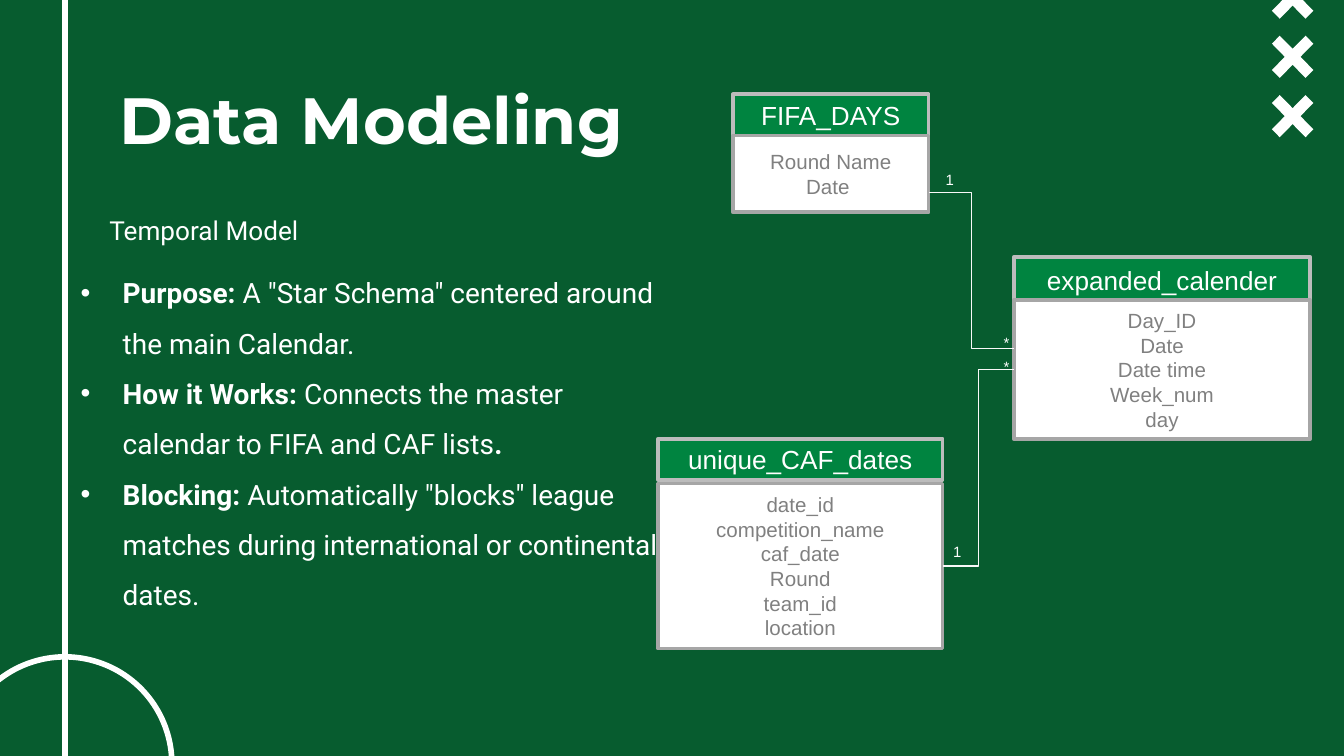
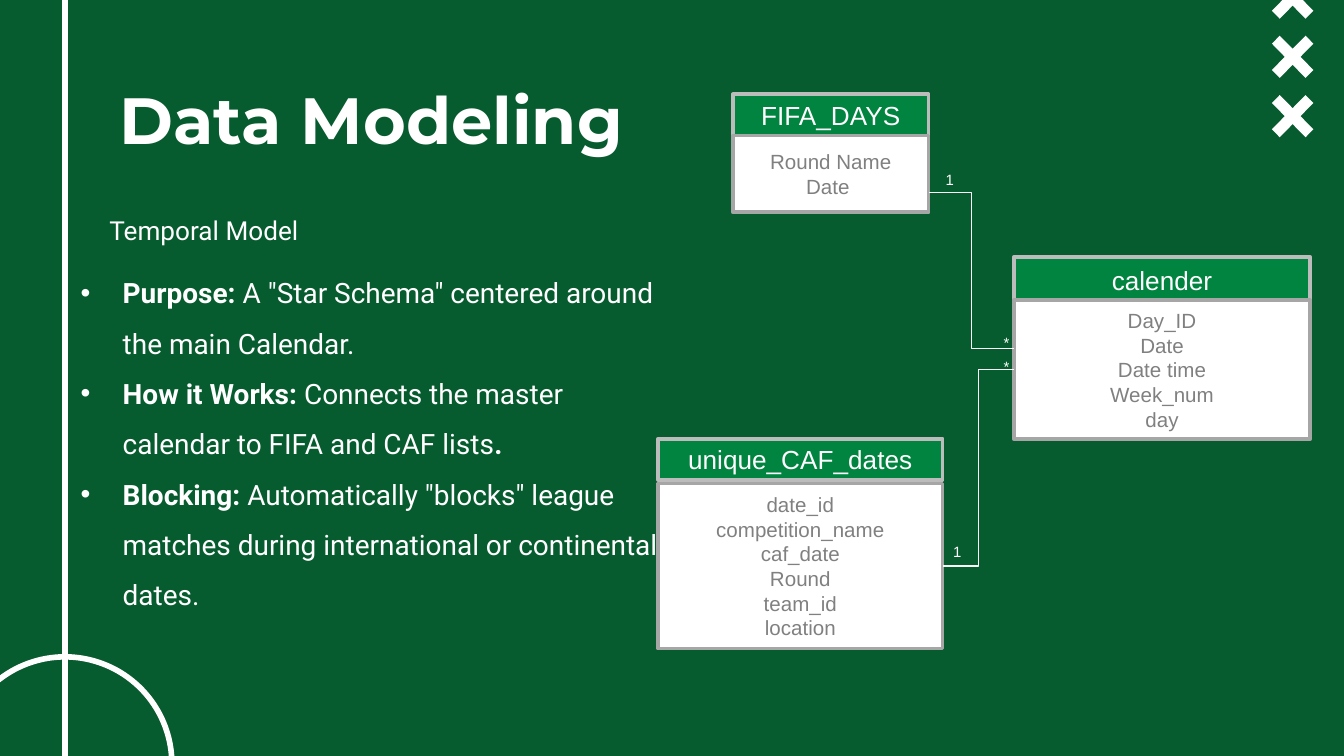
Before and after one commit to ghassanelgendy/egyptian-premier-league-schedule-optimizer, a slide deck: slide 19 of Documentations/presentation V1.pptx. Drawn at 1344x756 pixels with LibreOffice and Linux fonts; fonts in the diff are those of the drawing; background and template pictures are left out. Boxes give left, top, right and bottom in pixels: in the first picture for what was removed or moved away, otherwise in the second. Text is boxed around its words. In the diff, an @@ line names an element or a change of style, - is before the commit and + after.

```diff
--- a/Documentations/presentation V1.pptx
+++ b/Documentations/presentation V1.pptx
@@ text in rectangle at box(1112, 271, 1212, 291): text changed @@
-expanded_calender
+calender
```
Also in this commit, not shown: 1 other slide changed.
